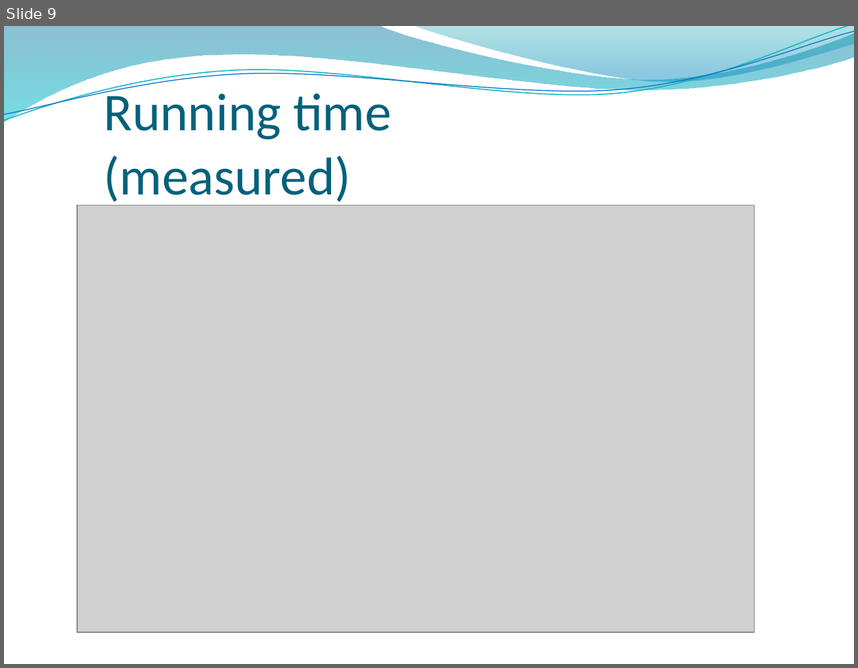
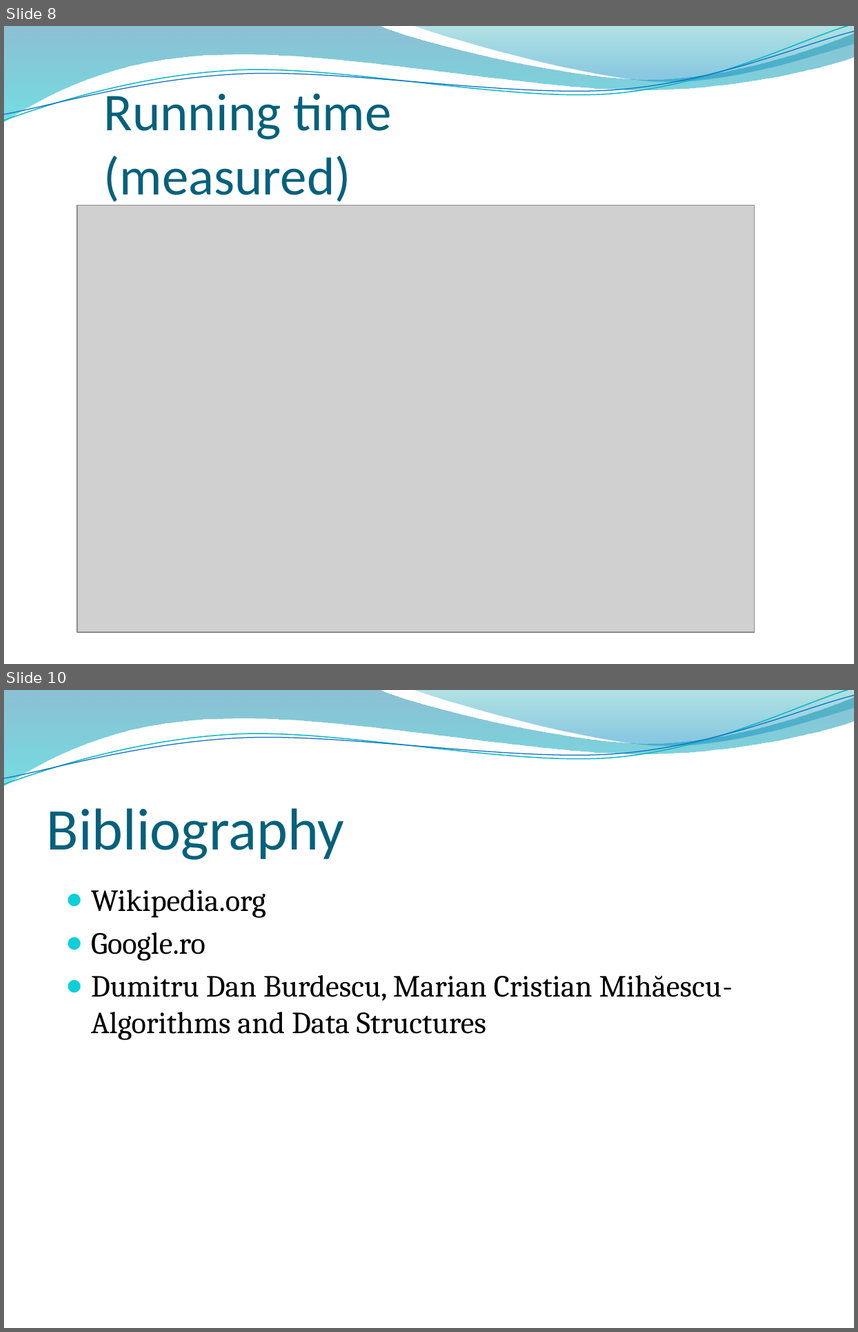
Before and after one commit to mihaescu/ADS, a slide deck: BST/Geometric Applications/Interval Search by Iordache Lucian/Presentation/Interval search tree.pptx. Shown one above the other, each under a label of ours: slide 9 before the commit, slides 8 and 10 after it; the slides between them are not shown. The pictures are 858x668 and 858x1332 pixels, drawn with LibreOffice and Linux fonts; fonts in the diff are those of the drawing; grey boxes stand for pictures; background and template pictures are left out. Boxes give left, top, right and bottom in pixels: in the first picture for what was removed or moved away, otherwise in the second. Text is boxed around its words. In the diff, an @@ line names an element or a change of style, - is before the commit and + after.

```diff
--- a/BST/Geometric Applications/Interval Search by Iordache Lucian/Presentation/Interval search tree.pptx
+++ b/BST/Geometric Applications/Interval Search by Iordache Lucian/Presentation/Interval search tree.pptx
@@ slide 10 added at (4, 690, 854, 1328), background picture (left out); not listed: 4 template elements that a slide beside it also shows @@
@@ title added at (47, 808, 345, 860), 50 pt, text #04617B @@
+Bibliography
@@ text added at (91, 889, 733, 1040), 26 pt, text #000000 @@
+● Wikipedia.org
+● Google.ro
+● Dumitru Dan Burdescu, Marian Cristian Mihăescu-Algorithms and Data Structures
@@ what was slide 9 is now slide 8 @@
```
Also in this commit, not shown: 5 slides changed, 1 other slide added, 1 slide removed, 1 other file.
